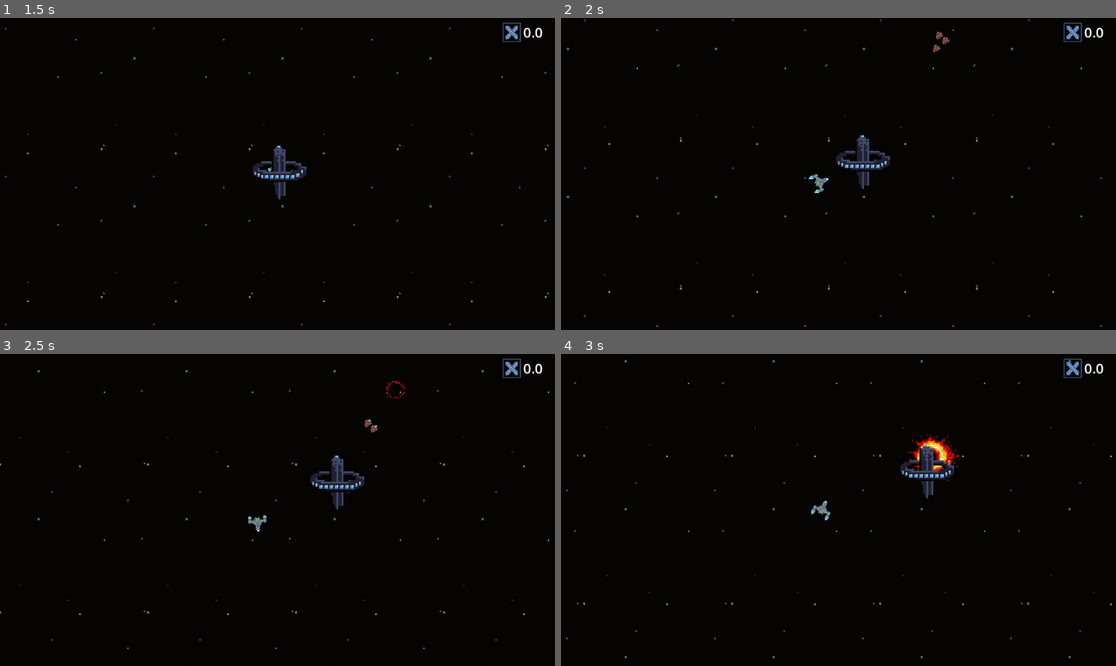
Above: before the commit, frames 1-4 (two rows, left to right).
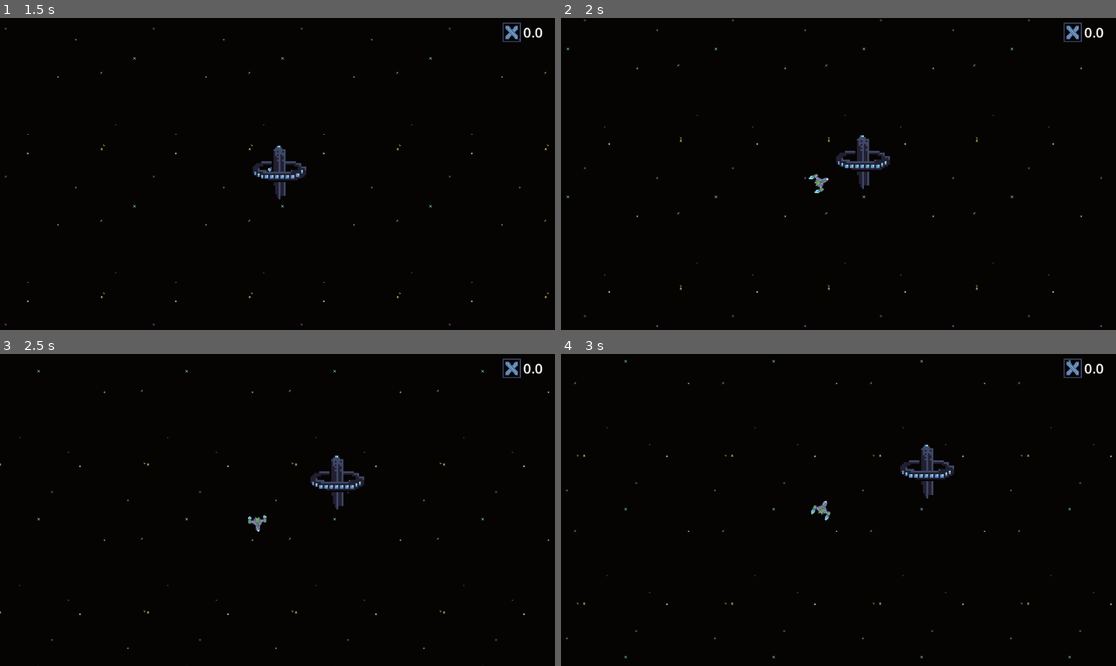
Above: after the commit, the same moments.

Repository: JoshPattman/microjam-034
Game: Godot game, scene res://scenes/game.tscn
Two runs of this game, one before a commit and one after it. Both use one fixed random seed, a clock stepped at 60 frames per second and the inputs below. Sound files missing from this copy of the repository are replaced by a short silence.
Inputs:
- Up to frame 1 (1.5 s): tap Enter at 0.5 s; hold D (player_right) 0.53-1.28 s; tap Shift (player_boost) at 0.6 s; tap Space at 1.25 s; hold S (player_back) from 1.28 s (still down); tap Ctrl (player_break) at 1.35 s
- Up to frame 2 (2 s): keep holding S (player_back)
- Up to frame 3 (2.5 s): release S (player_back) at 2.03 s; hold D (player_right) from 2.03 s (still down); tap E (player_collect) at 2.1 s
- Up to frame 4 (3 s): release D (player_right) at 2.78 s; hold W (player_forward) from 2.78 s (still down); tap 2 (player_place_bouncer) at 2.85 s

Frame 1 is identical in both runs. In frame 2, less than 0.1% of the frame differs, in the area x 67-70%, y 4-12%; in frame 3, 0.1%; in frame 4, 0.4%, in the area x 62-72%, y 25-41%.

Commit message:
Enemies blow up when touching stuff

Diff:
--- a/godot/game_objects/enemy_1.tscn
+++ b/godot/game_objects/enemy_1.tscn
@@ -46,9 +46,8 @@
 
 [node name="Enemy" type="CharacterBody2D"]
 script = ExtResource("1_0o6d6")
-speed = 800.0
-k_targeting = 1.0
-k_avoiding = 0.7
+speed = 350.0
+k_avoiding = 0.8
 is_kamikazee = true
 kamikazee_explosion = ExtResource("2_k1174")
 metadata/_custom_type_script = "uid://ccw4ax373njdf"
--- a/godot/scripts/enemy.gd
+++ b/godot/scripts/enemy.gd
@@ -9,16 +9,25 @@
 
 var target_direction: Vector2
 
-@export var k_targeting = 0.5
+@export var k_targeting = 1
 @export var k_avoiding = 0.5
+@export var k_separate = 0.5
+
+@export var separate_radius = 50
 
 @export var is_kamikazee: bool = false
 @export var kamikazee_range: float = 40
 @export var kamikazee_explosion: PackedScene
 
 var things_to_avoid: Array[EnemyAvoid] = []
+var enemies_in_range: Array[Enemy] = []
 var recalc_avoids_timer: float = 0.0
 var recalc_avoids_every: float = 0.25
+
+func _move_and_slide(delta: float) -> void:
+	var col = move_and_collide(delta * velocity)
+	if col != null:
+		blow_up()
 
 func _ready() -> void:
 	add_to_group("enemies")
@@ -36,23 +45,41 @@
 		var avoids = get_tree().get_nodes_in_group("enemy_avoid")
 		things_to_avoid.clear()
 		for a in avoids:
-			if a is EnemyAvoid:
+			if a != null && a is EnemyAvoid:
 				things_to_avoid.append(a)
+		var enems = get_tree().get_nodes_in_group("enemies")
+		enemies_in_range.clear()
+		for e in enems:
+			if e != null && e is Enemy && e != self:
+				enemies_in_range.append(e)
 		recalc_avoids_timer = 0
 	recalc_avoids_timer += delta
 
+	var d_separate = Vector2()
+	for e in enemies_in_range:
+		if e == null:
+			continue
+		var e_delta = e.global_position - global_position
+		var e_dist = e_delta.length()
+		if e_dist > separate_radius:
+			continue
+		d_separate -= (e_delta/e_dist) * (1 - (e_dist/separate_radius))
+	if d_separate.length() > 1:
+		d_separate = d_separate.normalized()
+
 	var d_avoid = Vector2()
 	for a in things_to_avoid:
-		if a != null && a is EnemyAvoid:
-			var a_delta = a.global_position - global_position
-			var a_dist = a_delta.length()
-			if a_dist > a.radius:
-				continue
-			d_avoid -= (a_delta/a_dist) * (1 - (a_dist/a.radius)) * a.weight
+		if a == null:
+			continue
+		var a_delta = a.global_position - global_position
+		var a_dist = a_delta.length()
+		if a_dist > a.radius:
+			continue
+		d_avoid -= (a_delta/a_dist) * (1 - (a_dist/a.radius)) * a.weight
 	if d_avoid.length() > 1:
 		d_avoid = d_avoid.normalized()
 
-	target_direction = d_target*k_targeting + d_avoid*k_avoiding
+	target_direction = d_target*k_targeting + d_avoid*k_avoiding + d_separate*k_separate
 	if target_direction.length() > 1:
 		target_direction = target_direction.normalized()
 
